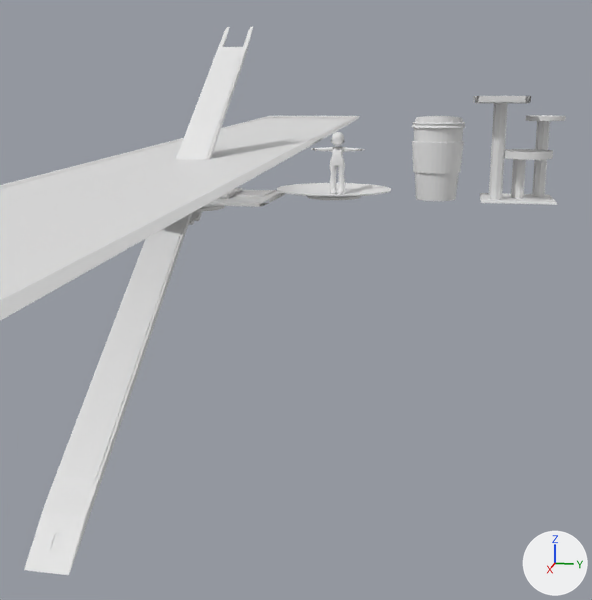
The FBX model Assets/Models/cat_cafe_level/plate_LG_CC.fbx as it was, and as the next commit left it.
Rendered twice from a camera (50 mm lens) standing at (62.3, 21.1, 7.6) and looking at (6.2, 9.9, -6.5). Arrows for +X, +Y and +Z are at lower right; the lights stay in place. Where no turn or scale is listed for an object, it has been applied to the vertices.

In view in the first picture: 'Body', 'Coffee_Cup', 'Cube', 'Cylinder', 'Cylinder.001', 'Laptop_Top', 'Player', 'cattree', 'fliphone_bottom', 'plate_LG.001'.
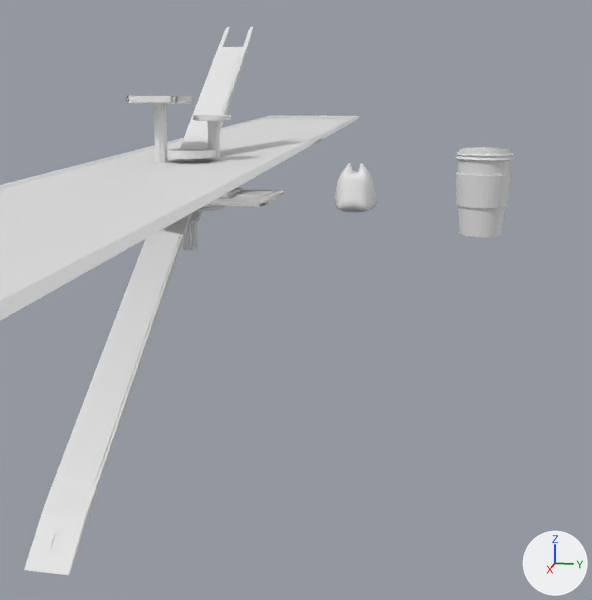
The change, as a diff of the scene's bpy script:
```diff
--- a/Assets/Models/cat_cafe_level/plate_LG_CC.fbx.py
+++ b/Assets/Models/cat_cafe_level/plate_LG_CC.fbx.py
@@ ob_coffee_cup @@
 ob_coffee_cup = bpy.data.objects.new('Coffee_Cup', me_cylinder_005)
-ob_coffee_cup.location = (-3.96, 19.14, 2.08)
+ob_coffee_cup.location = (0.0, 22.66, 0.0)
@@ ob_cylinder @@
 ob_cylinder = bpy.data.objects.new('Cylinder', me_cylinder_007)
-ob_cylinder.location = (-3.32, 25.9, 3.44)
+ob_cylinder.location = (0.64, 0.52, 3.44)
@@ ob_player @@
 ob_player = bpy.data.objects.new('Player', me_cube_001)
-ob_player.location = (-3.13, 11.36, 4.45)
+ob_player.location = (0.0, 0.0, 0.0)
@@ ob_plate_lg_001 @@
 ob_plate_lg_001 = bpy.data.objects.new('plate_LG.001', me_cylinder_006)
-ob_plate_lg_001.location = (-2.55, 11.19, 0.57)
+ob_plate_lg_001.location = (0.0, 0.0, 0.0)
@@ ob_cattree @@
 ob_cattree = bpy.data.objects.new('cattree', me_cube_009)
-ob_cattree.location = (-3.96, 25.38, 0.0)
+ob_cattree.location = (0.0, 0.0, 0.0)
@@ ob_cube @@
 ob_cube = bpy.data.objects.new('Cube', me_cube_010)
-ob_cube.location = (-2.58, 23.71, 7.64)
+ob_cube.location = (1.37, -1.67, 7.64)
@@ ob_cylinder_001 @@
 ob_cylinder_001 = bpy.data.objects.new('Cylinder.001', me_cylinder_008)
-ob_cylinder_001.location = (-4.7, 27.18, 6.09)
+ob_cylinder_001.location = (-0.74, 1.8, 6.09)
@@ ob_body @@
 ob_body = bpy.data.objects.new('Body', me_cube_004)
-ob_body.location = (-3.13, 11.36, 2.86)
+ob_body.location = (0.0, 0.0, -1.59)
@@ ob_cat_dessert @@
 ob_cat_dessert = bpy.data.objects.new('cat_dessert', me_cube_013)
-ob_cat_dessert.location = (-2.92, -0.23, 1.08)
+ob_cat_dessert.location = (0.0, 13.22, 0.43)
```

Where the change shows, as pixel boxes [x1, y1, x2, y2] in the pictures (592 x 600 px):
'Coffee_Cup', moved: before [412, 116, 465, 201]; after [456, 147, 513, 237]
'cattree', moved: before [480, 103, 557, 205]; after [153, 103, 220, 163]
'cat_dessert', moved (not visible before): after [335, 163, 377, 212]
'plate_LG.001', moved (not visible afterwards): before [277, 183, 391, 200]
'Body', moved: before [311, 147, 365, 194]; after [183, 221, 199, 251]
'Cylinder', moved: before [504, 149, 553, 160]; after [167, 148, 216, 159]
'Cube', moved: before [473, 96, 531, 103]; after [126, 96, 192, 103]
'Cylinder.001', moved: before [526, 115, 566, 121]; after [193, 115, 231, 121]
'Player', moved (not visible afterwards): before [331, 132, 345, 146]
